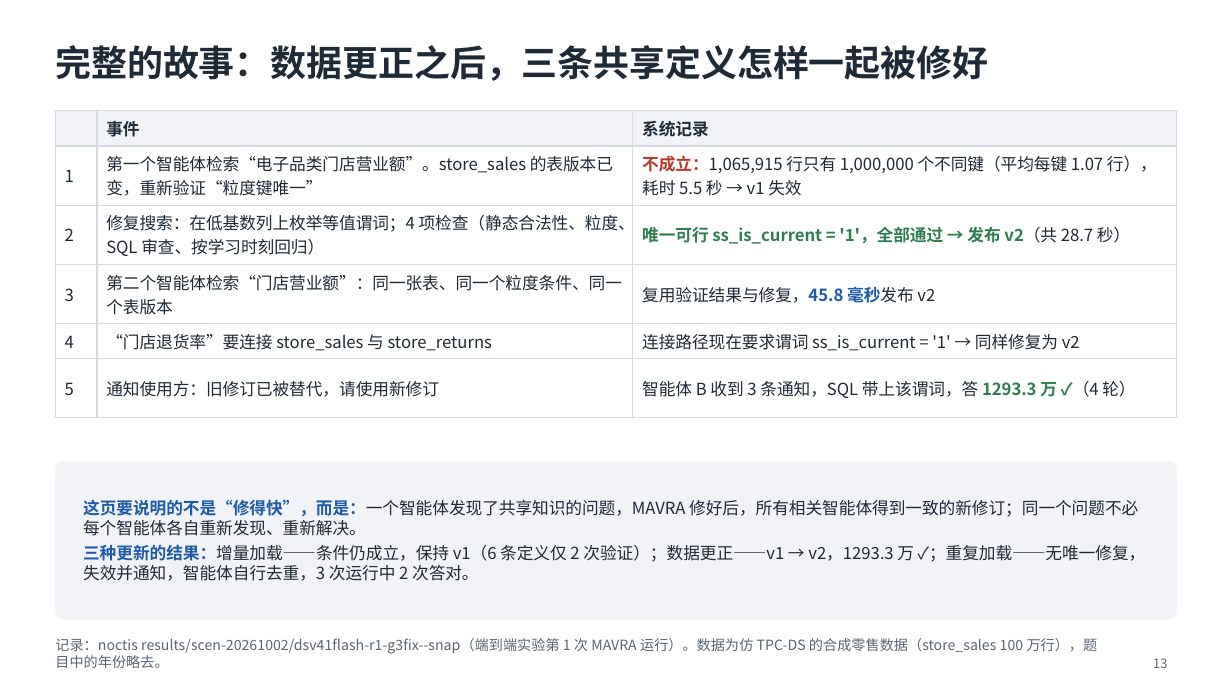
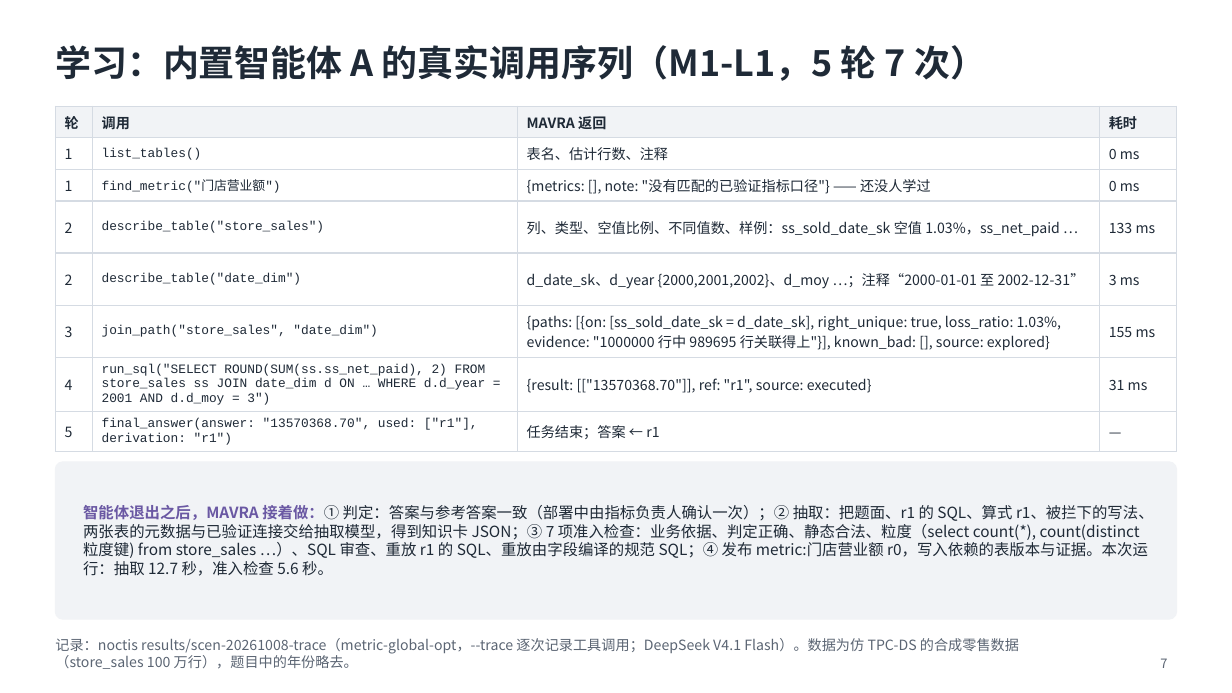
Before and after one commit to mmmttt000045/agent4db-adapter, a slide deck: slide 7 of docs/mavra-system.pptx (slide 13 before the commit). Drawn at 1232x693 pixels with LibreOffice and Linux fonts; fonts in the diff are those of the drawing. Boxes give left, top, right and bottom in pixels: in the first picture for what was removed or moved away, otherwise in the second. Text is boxed around its words. In the diff, an @@ line names an element or a change of style, - is before the commit and + after.

```diff
--- a/docs/mavra-system.pptx
+++ b/docs/mavra-system.pptx
@@ title at (55,45,986,81): text changed @@
-完整的故事：数据更正之后，三条共享定义怎样一起被修好
+学习：内置智能体 A 的真实调用序列（M1-L1，5 轮 7 次）
@@ table at (55,106,1177,449) @@
- | 事件 | 系统记录
-1 | 第一个智能体检索“电子品类门店营业额”。store_sales 的表版本已变，重新验证“粒度键唯一” | 不成立：1,065,915 行只有 1,000,000 个不同键（平均每键 1.07 行），耗时 5.5 秒 → v1 失效
-2 | 修复搜索：在低基数列上枚举等值谓词；4 项检查（静态合法性、粒度、SQL 审查、按学习时刻回归） | 唯一可行 ss_is_current = '1'，全部通过 → 发布 v2（共 28.7 秒）
-3 | 第二个智能体检索“门店营业额”：同一张表、同一个粒度条件、同一个表版本 | 复用验证结果与修复，45.8 毫秒发布 v2
-4 | “门店退货率”要连接 store_sales 与 store_returns | 连接路径现在要求谓词 ss_is_current = '1' → 同样修复为 v2
-5 | 通知使用方：旧修订已被替代，请使用新修订 | 智能体 B 收到 3 条通知，SQL 带上该谓词，答 1293.3 万 ✓（4 轮）
+轮 | 调用 | MAVRA 返回 | 耗时
+1 | list_tables() | 表名、估计行数、注释 | 0 ms
+1 | find_metric("门店营业额") | {metrics: [], note: "没有匹配的已验证指标口径"} —— 还没人学过 | 0 ms
+2 | describe_table("store_sales") | 列、类型、空值比例、不同值数、样例：ss_sold_date_sk 空值 1.03%，ss_net_paid … | 133 ms
+2 | describe_table("date_dim") | d_date_sk、d_year {2000,2001,2002}、d_moy …；注释“2000-01-01 至 2002-12-31” | 3 ms
+3 | join_path("store_sales", "date_dim") | {paths: [{on: [ss_sold_date_sk = d_date_sk], right_unique: true, loss_ratio: 1.03%, evidence: "1000000 行中 989695 行关联得上"}], known_bad: [], source: explored} | 155 ms
+4 | run_sql("SELECT ROUND(SUM(ss.ss_net_paid), 2) FROM store_sales ss JOIN date_dim d ON … WHERE d.d_year = 2001 AND d.d_moy = 3") | {result: [["13570368.70"]], ref: "r1", source: executed} | 31 ms
+5 | final_answer(answer: "13570368.70", used: ["r1"], derivation: "r1") | 任务结束；答案 ← r1 | —
@@ table: place and size @@
-table at (55,111,1177,402)
+table at (55,106,1177,449)
@@ text at (83,505,1154,576): text changed; size 13 to 12 pt @@
-这页要说明的不是“修得快”，而是：一个智能体发现了共享知识的问题，MAVRA 修好后，所有相关智能体得到一致的新修订；同一个问题不必每个智能体各自重新发现、重新解决。
-三种更新的结果：增量加载——条件仍成立，保持 v1（6 条定义仅 2 次验证）；数据更正——v1 → v2，1293.3 万 ✓；重复加载——无唯一修复，失效并通知，智能体自行去重，3 次运行中 2 次答对。
+智能体退出之后，MAVRA 接着做：① 判定：答案与参考答案一致（部署中由指标负责人确认一次）；② 抽取：把题面、r1 的 SQL、算式 r1、被拦下的写法、两张表的元数据与已验证连接交给抽取模型，得到知识卡 JSON；③ 7 项准入检查：业务依据、判定正确、静态合法、粒度（select count(*), count(distinct 粒度键) from store_sales …）、SQL 审查、重放 r1 的 SQL、重放由字段编译的规范 SQL；④ 发布 metric:门店营业额 r0，写入依赖的表版本与证据。本次运行：抽取 12.7 秒，准入检查 5.6 秒。
@@ text at (55,638,1019,669): text changed @@
-记录：noctis results/scen-20261002/dsv41flash-r1-g3fix--snap（端到端实验第 1 次 MAVRA 运行）。数据为仿 TPC-DS 的合成零售数据（store_sales 100 万行），题目中的年份略去。
+记录：noctis results/scen-20261008-trace（metric-global-opt，--trace 逐次记录工具调用；DeepSeek V4.1 Flash）。数据为仿 TPC-DS 的合成零售数据（store_sales 100 万行），题目中的年份略去。
@@ page number at (1160,658,1167,668): text changed @@
-13
+7
```
Also in this commit, not shown: 2 other slides changed, 1 slide added, 7 other files.
